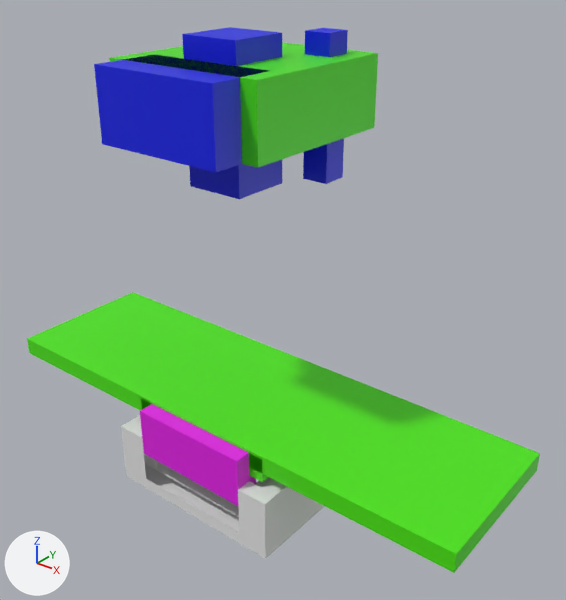
Two versions of the Blender file camera-case-rpi-2.blend, one commit apart.
Both versions are drawn from a 50 mm camera at (70.6, -80.4, 23.1) aimed at (5.1, 1.4, -27.7). Arrows for +X, +Y and +Z are at lower left; the lights stay in place.

In view in the first picture: '25x25x4.001', 'case10', 'cut1', 'cut2', 'cut3', 'cut4', 'cut4.001'.
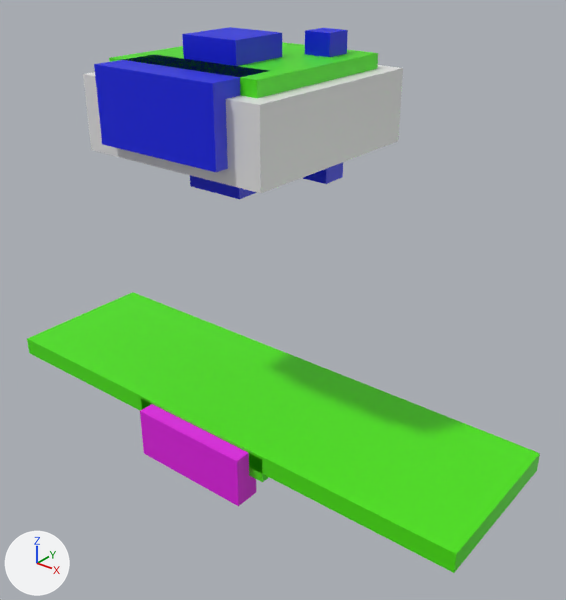
Boxes (x1, y1, x2, y2) around the edits, measured in the pictures (566 x 600 px):
'case10', moved: before (121, 415, 324, 559); after (83, 65, 403, 193)
'cut1', unchanged, covered by the edit: before (109, 42, 378, 167); after (109, 42, 378, 98)

The change, as a diff of the scene's bpy script:
```diff
--- a/camera-case-rpi-2.blend.py
+++ b/camera-case-rpi-2.blend.py
@@ ob_case10 @@
 ob_case10 = bpy.data.objects.new('case10', me_cube_007)
-ob_case10.location = (0.0, 0.0, -55.0)
+ob_case10.location = (0.0, 0.0, 0.0)
 ob_case10.scale = (15.0, 15.0, 5.0)
```
